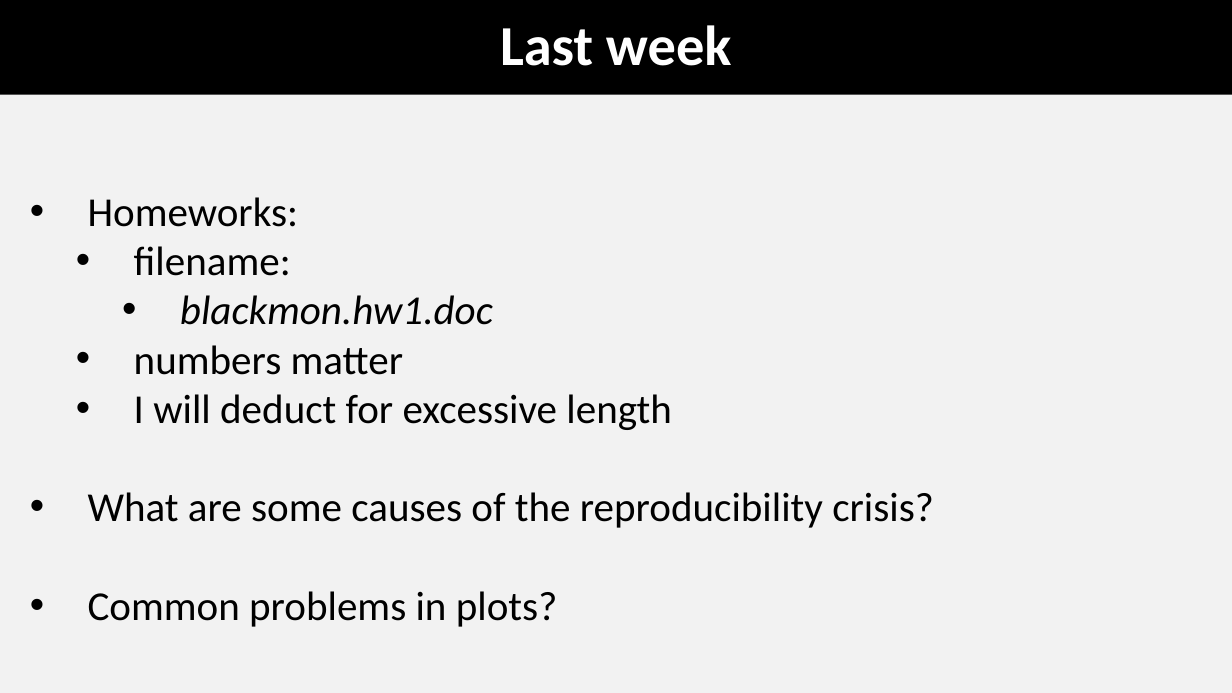
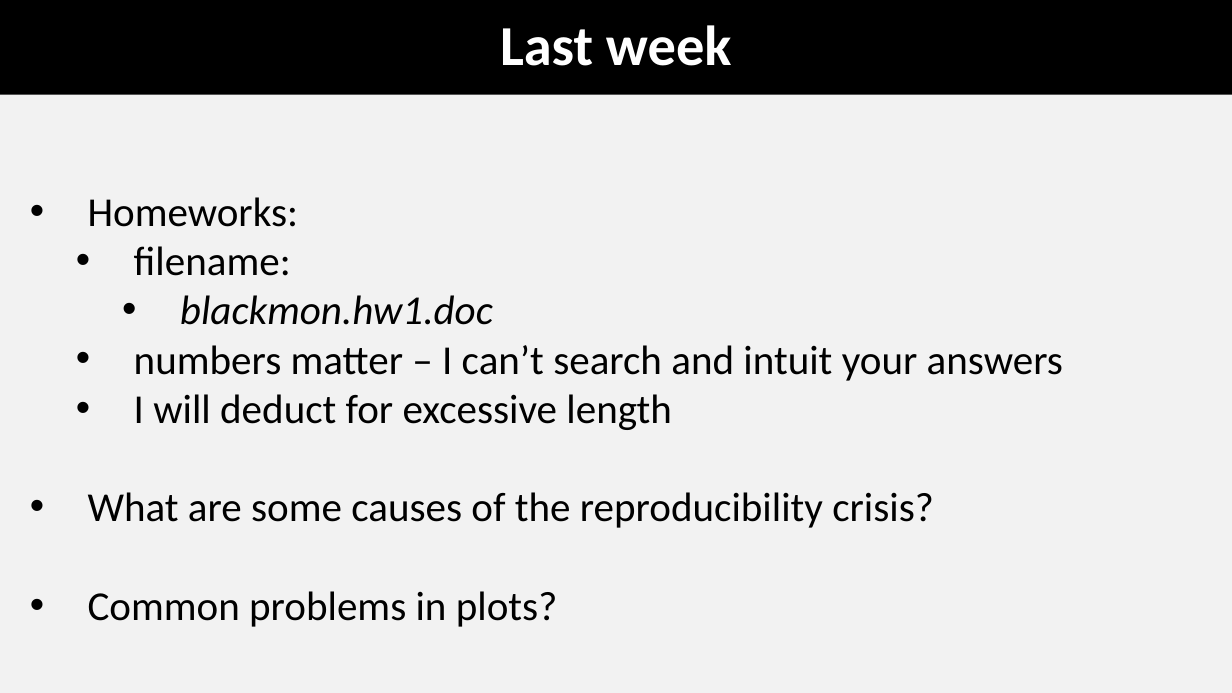
Before and after one commit to coleoguy/coleoguy.github.io, a slide deck: slide 2 of teaching/expdes/lec2.pptx. Drawn at 1232x693 pixels with LibreOffice and Linux fonts; fonts in the diff are those of the drawing. Boxes give left, top, right and bottom in pixels: in the first picture for what was removed or moved away, otherwise in the second. Text is boxed around its words. In the diff, an @@ line names an element or a change of style, - is before the commit and + after.

Commit message:
week 2 updates

```diff
--- a/teaching/expdes/lec2.pptx
+++ b/teaching/expdes/lec2.pptx
@@ text at (x1=134, y1=345, x2=1063, y2=381): text changed @@
-  • numbers matter
+  • numbers matter – I can’t search and intuit your answers
```
Also in this commit, not shown: 1 other slide changed, 3 other files.
